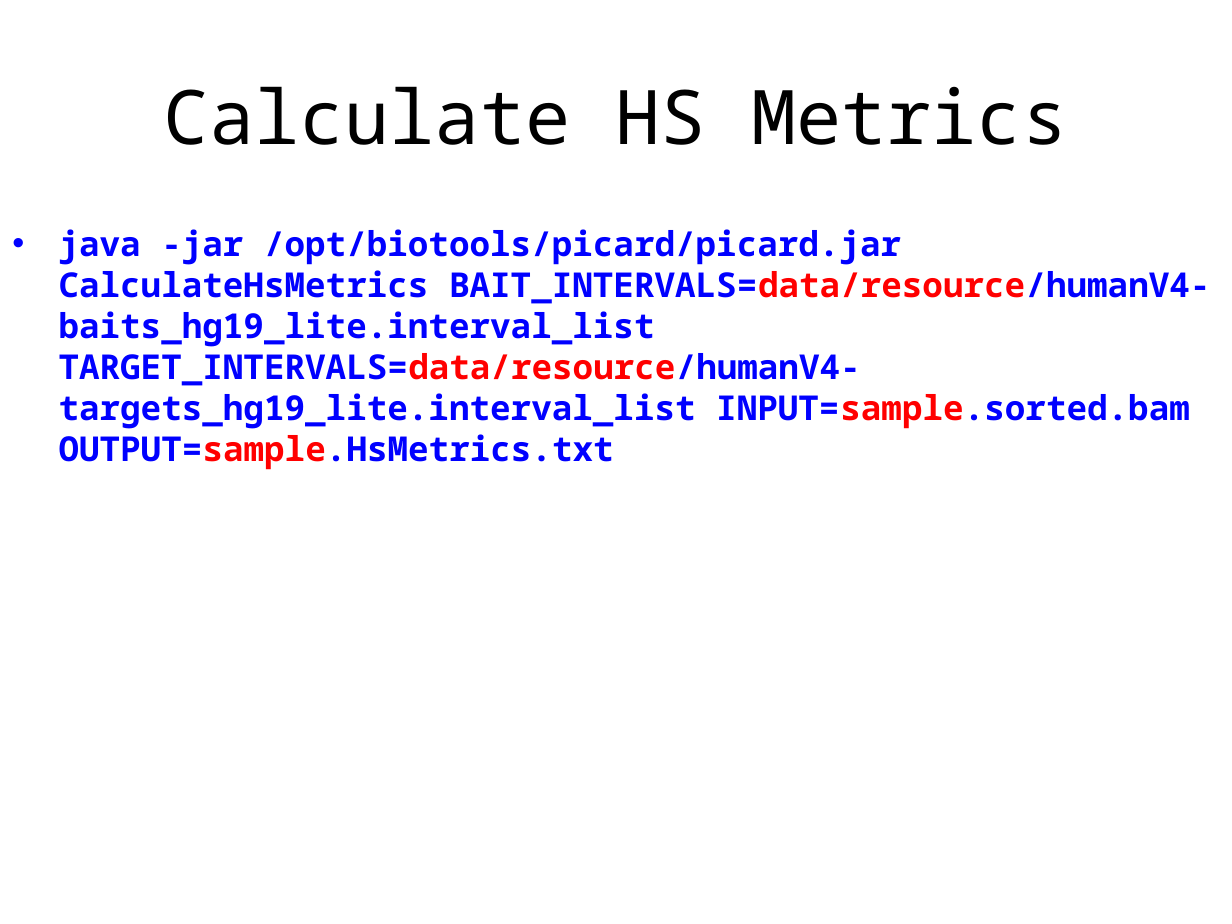
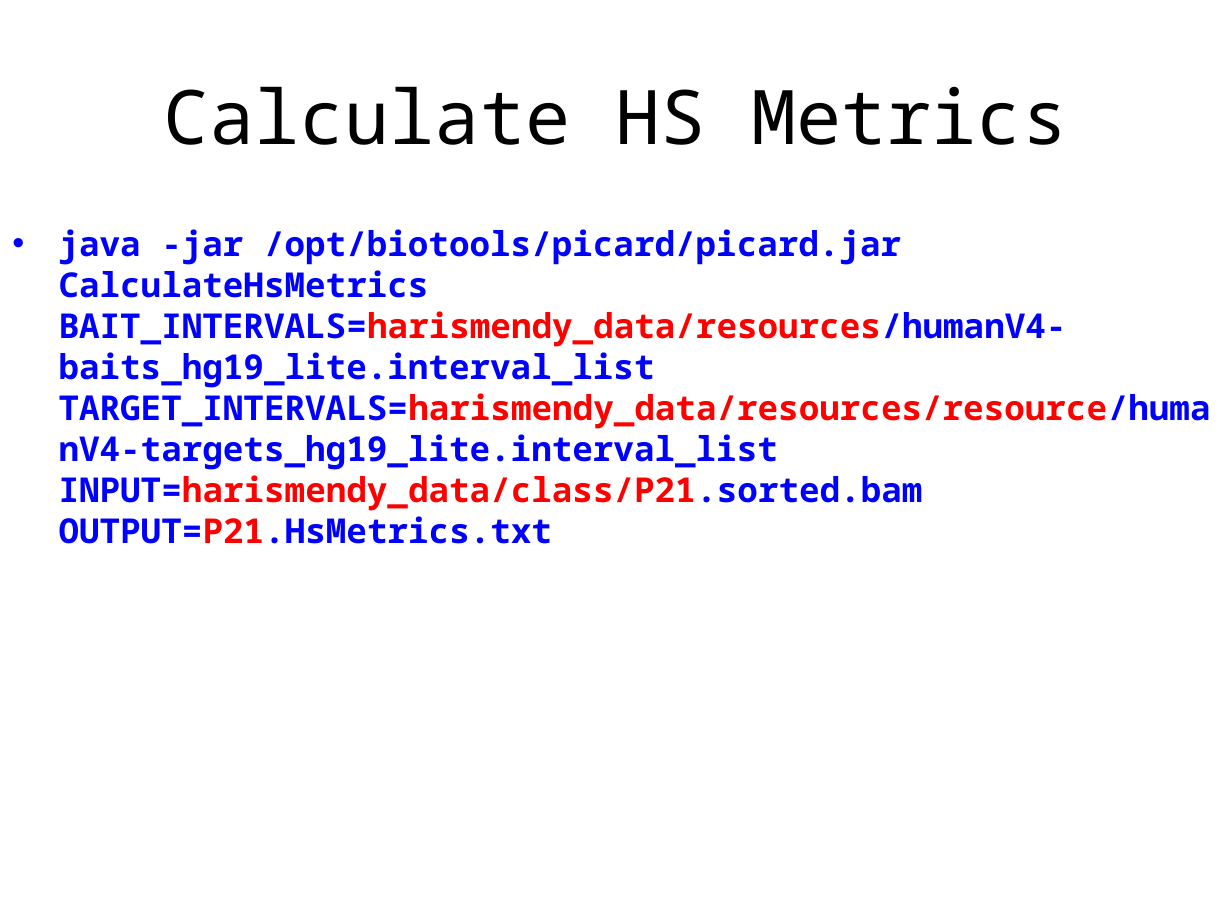
Before and after one commit to biom262/biom262-2016, a slide deck: slide 10 of weeks/week06/Practise_Day1.pptx. Drawn at 1232x924 pixels with LibreOffice and Linux fonts; fonts in the diff are those of the drawing. Boxes give left, top, right and bottom in pixels: in the first picture for what was removed or moved away, otherwise in the second. Text is boxed around its words. In the diff, an @@ line names an element or a change of style, - is before the commit and + after.

```diff
--- a/weeks/week06/Practise_Day1.pptx
+++ b/weeks/week06/Practise_Day1.pptx
@@ text at [59, 229, 1211, 544]: text changed @@
-• java -jar /opt/biotools/picard/picard.jar CalculateHsMetrics BAIT_INTERVALS=data/resource/humanV4-baits_hg19_lite.interval_list TARGET_INTERVALS=data/resource/humanV4-targets_hg19_lite.interval_list INPUT=sample.sorted.bam OUTPUT=sample.HsMetrics.txt
+• java -jar /opt/biotools/picard/picard.jar CalculateHsMetrics BAIT_INTERVALS=harismendy_data/resources/humanV4-baits_hg19_lite.interval_list TARGET_INTERVALS=harismendy_data/resources/resource/humanV4-targets_hg19_lite.interval_list INPUT=harismendy_data/class/P21.sorted.bam OUTPUT=P21.HsMetrics.txt
```
Also in this commit, not shown: 8 other slides changed.
